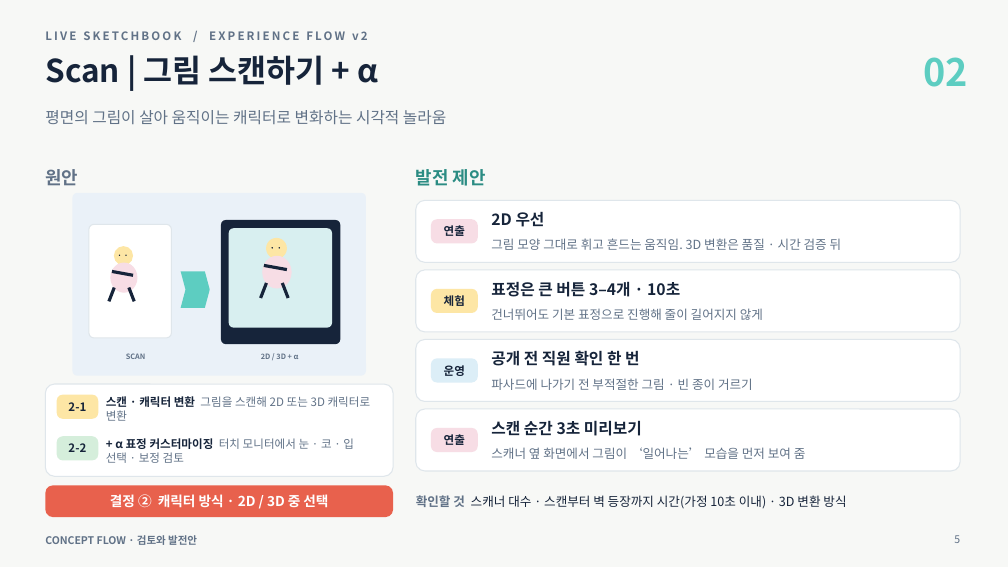
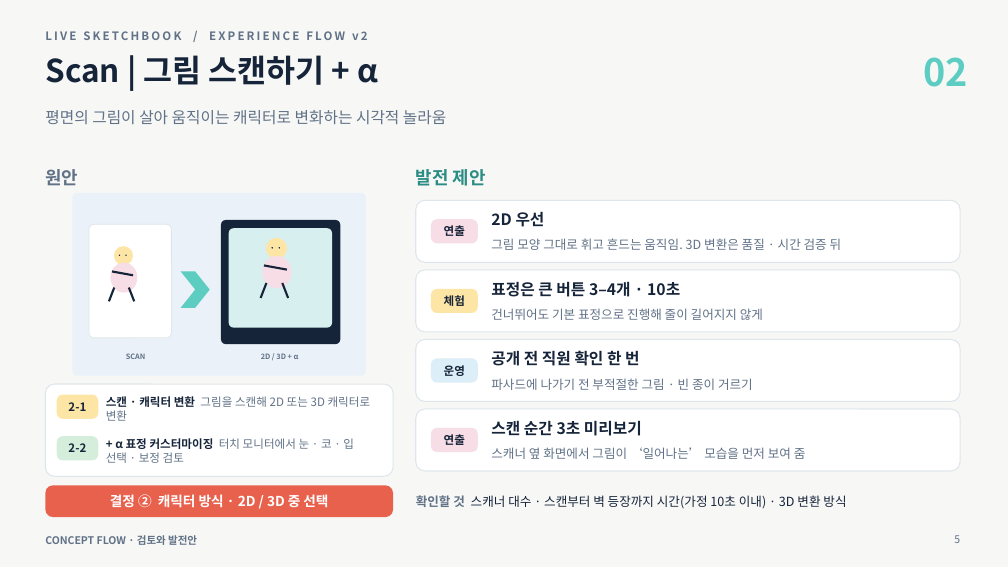
Before and after one commit to Crystalleeee/USA-AKP, a slide deck: slide 5 of live-sketchbook/Live_Sketchbook_Experience_Flow_v2.pptx. Drawn at 1008x567 pixels with LibreOffice and Linux fonts; fonts in the diff are those of the drawing. Boxes give left, top, right and bottom in pixels: in the first picture for what was removed or moved away, otherwise in the second. Text is boxed around its words. In the diff, an @@ line names an element or a change of style, - is before the commit and + after.

```diff
--- a/live-sketchbook/Live_Sketchbook_Experience_Flow_v2.pptx
+++ b/live-sketchbook/Live_Sketchbook_Experience_Flow_v2.pptx
@@ chevron at (181,271,210,308): proportions changed @@
```
Also in this commit, not shown: 3 other slides changed.
